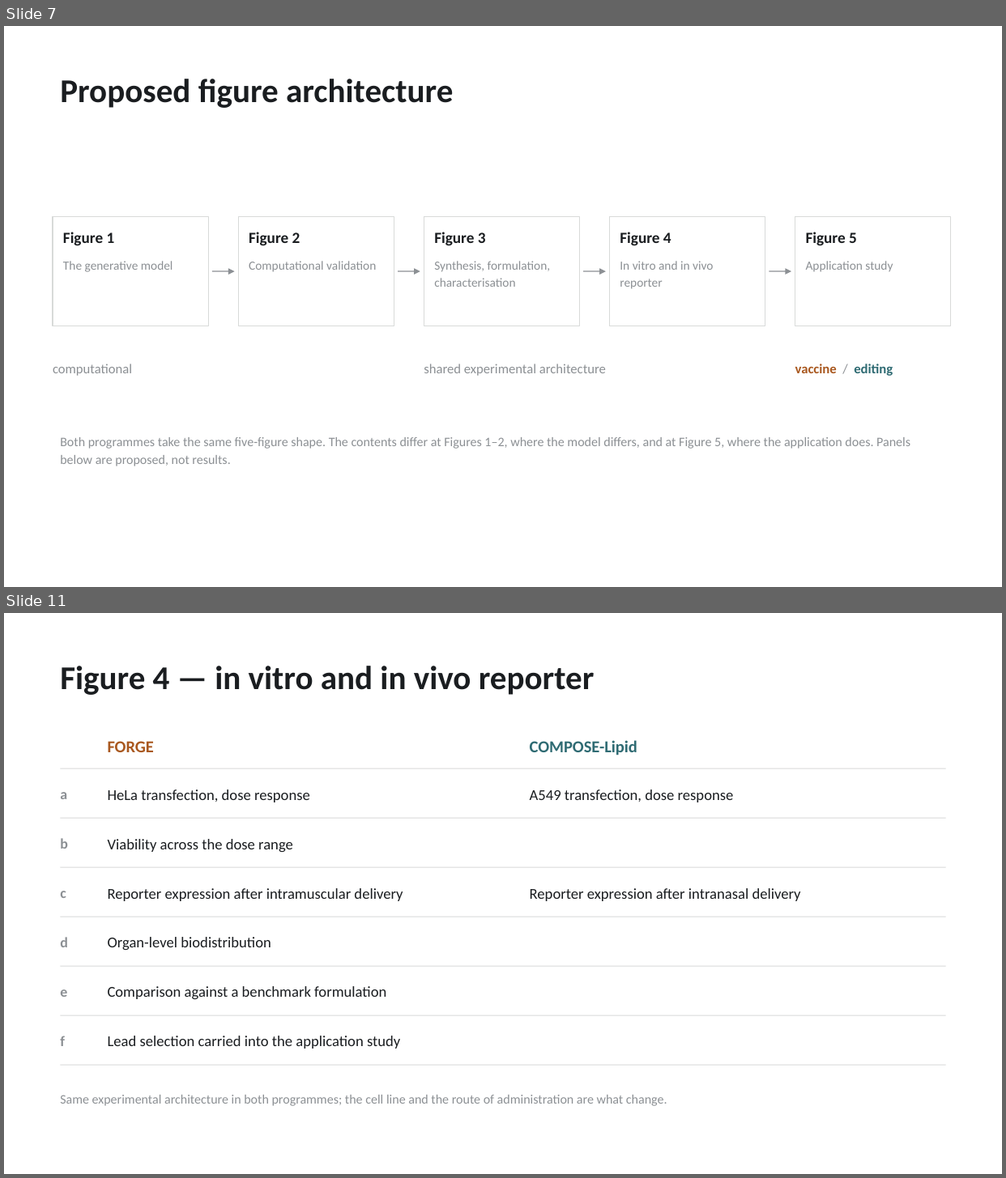
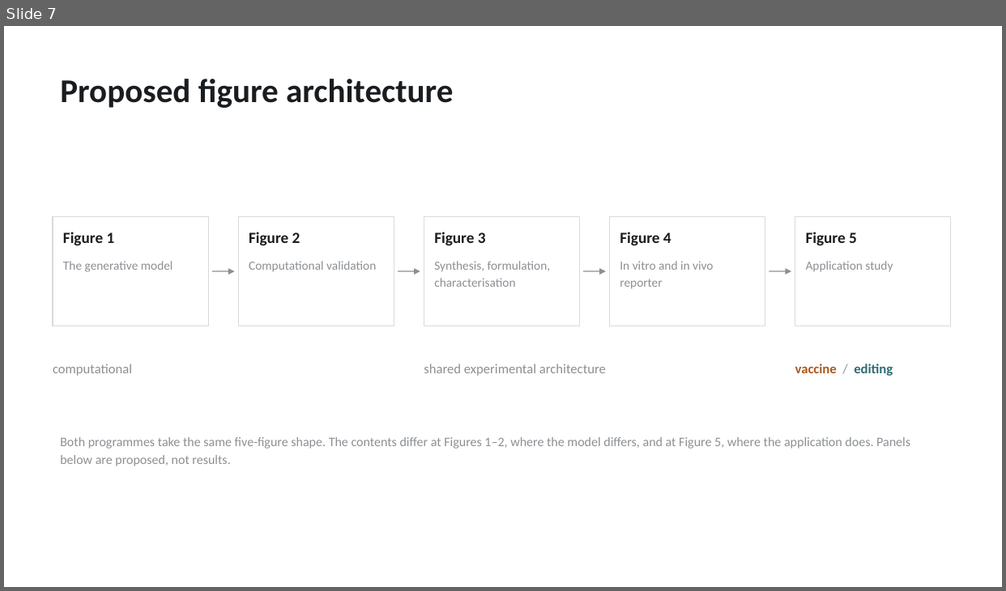
Before and after one commit to magantiro/compose_rgm, a slide deck: media/compose_slides/build/lipid_programs.pptx. Shown one above the other, each under a label of ours: slides 7 and 11 before the commit, slide 7 after it; the slides between them are not shown. The pictures are 1006x1178 and 1006x591 pixels, drawn with LibreOffice and Linux fonts; fonts in the diff are those of the drawing. Boxes give left, top, right and bottom in pixels: in the first picture for what was removed or moved away, otherwise in the second. Text is boxed around its words. In the diff, an @@ line names an element or a change of style, - is before the commit and + after.

Commit message:
media/compose_slides: lay each figure out as a panel wireframe, one per figure per paper
The five shared panel tables are replaced by ten figure slides: FORGE Figures
1-5 then COMPOSE-Lipid Figures 1-5. Each is a wireframe of the figure itself --
panel boxes on a shared grid in the arrangement the figure would use, each
carrying its letter and a line saying what it shows.

Rows and columns are sized from relative weights and fill the canvas exactly, so
a wide schematic panel reads as wide and a row of four small panels reads as
four. The layout can be pictured directly instead of reconstructed from a list.

Panel text is centred in the space under its letter, so a short caption does not
leave the box looking empty.

Still proposed, not results: no panel carries a number and none reports a
measurement. Deck is 17 slides; the XML audit reports no off-canvas, margin or
overflow defects.

```diff
--- a/media/compose_slides/build/lipid_programs.pptx
+++ b/media/compose_slides/build/lipid_programs.pptx
@@ slide 11 removed at (4, 613, 1002, 1174), background #FFFFFF @@
@@ text removed at (60, 666, 594, 695) @@
-Figure 4 — in vitro and in vivo reporter
@@ text removed at (108, 741, 154, 752) @@
-FORGE
@@ text removed at (530, 740, 637, 756) @@
-COMPOSE-Lipid
@@ line removed from (60, 769) to (946, 769) @@
@@ text removed at (60, 792, 67, 799) @@
-a
@@ text removed at (108, 790, 310, 803) @@
-HeLa transfection, dose response
@@ text removed at (530, 790, 734, 803) @@
-A549 transfection, dose response
@@ line removed from (60, 818) to (946, 818) @@
@@ text removed at (60, 838, 68, 849) @@
-b
@@ text removed at (108, 839, 293, 852) @@
-Viability across the dose range
@@ line removed from (60, 867) to (946, 867) @@
@@ text removed at (60, 891, 66, 898) @@
-c
@@ text removed at (108, 888, 403, 901) @@
-Reporter expression after intramuscular delivery
@@ text removed at (530, 888, 801, 901) @@
-Reporter expression after intranasal delivery
@@ line removed from (60, 917) to (946, 917) @@
@@ text removed at (60, 937, 68, 948) @@
-d
@@ text removed at (108, 937, 271, 950) @@
-Organ-level biodistribution
@@ line removed from (60, 966) to (946, 966) @@
@@ text removed at (60, 990, 67, 997) @@
-e
@@ text removed at (108, 986, 386, 999) @@
-Comparison against a benchmark formulation
@@ line removed from (60, 1016) to (946, 1016) @@
@@ text removed at (60, 1036, 65, 1046) @@
-f
@@ text removed at (108, 1036, 400, 1049) @@
-Lead selection carried into the application study
@@ line removed from (60, 1065) to (946, 1065) @@
@@ text removed at (60, 1095, 667, 1106) @@
-Same experimental architecture in both programmes; the cell line and the route of administration are what change.
```
Also in this commit, not shown: 3 slides changed, 7 slides added, 1 other slide removed, 3 other files.
